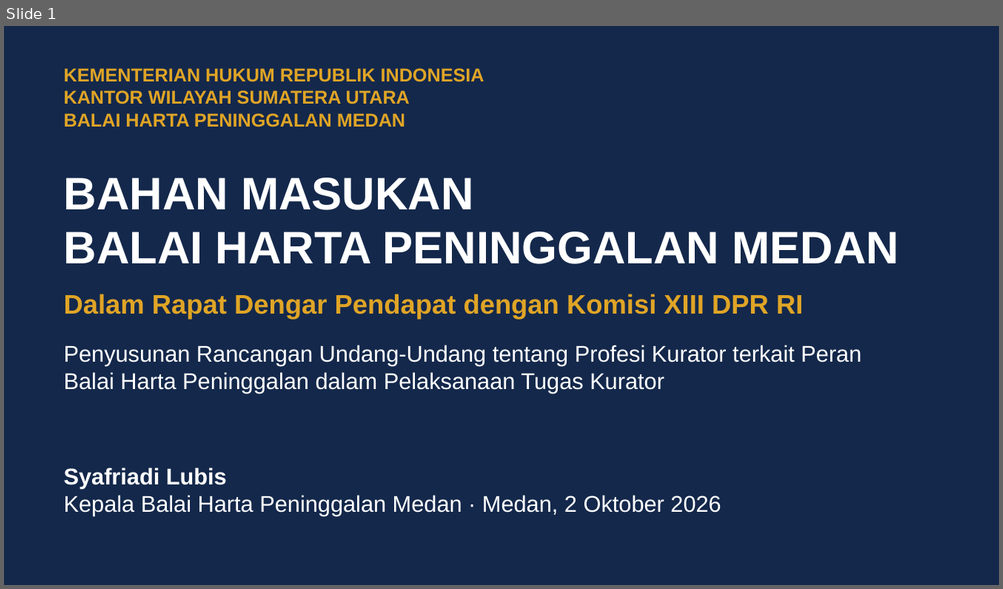
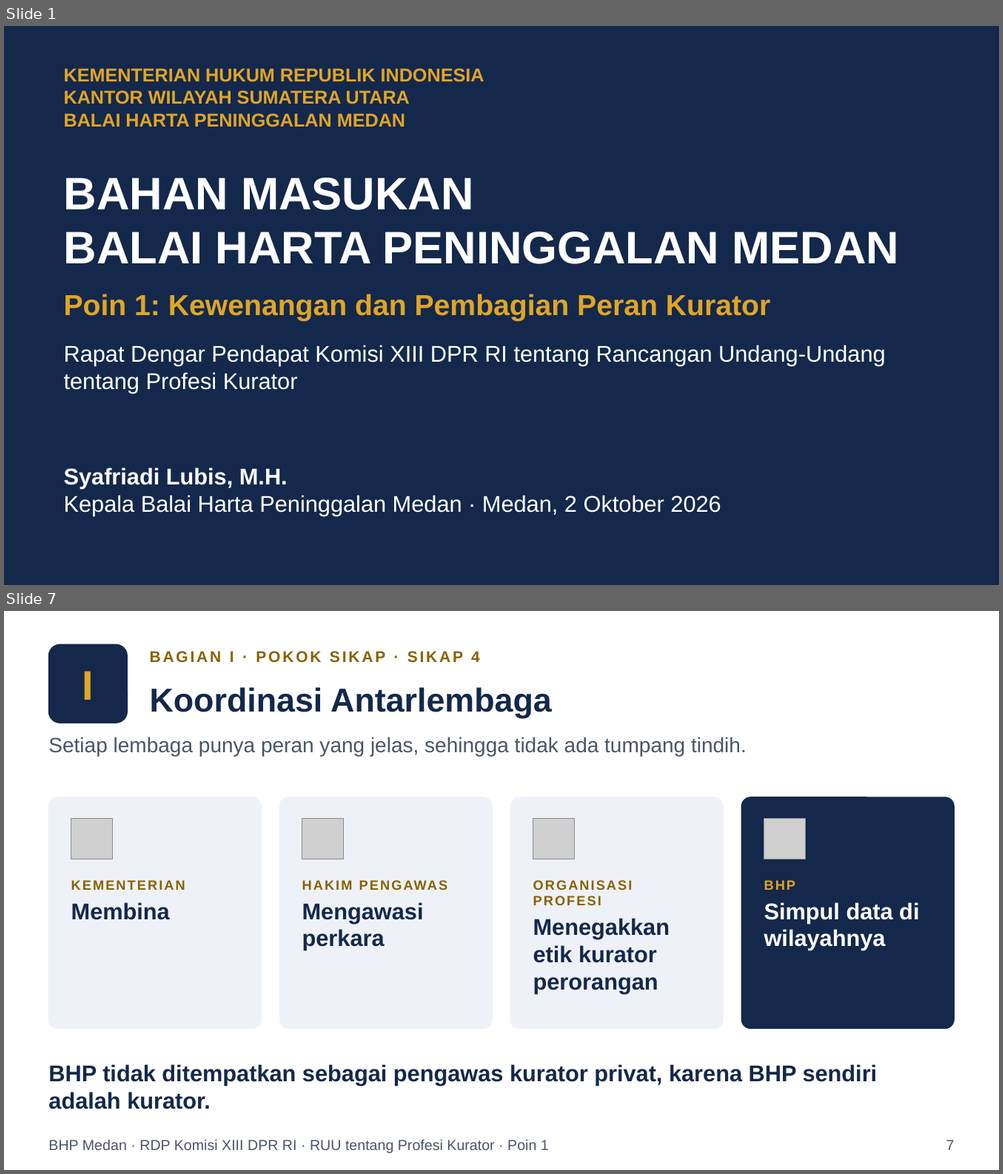
Before and after one commit to artheralawfirm-cloud/SAPAWALI, a slide deck: presentasi/Paparan_BHP_Medan_RUU_Profesi_Kurator.pptx. Shown one above the other, each under a label of ours: slide 1 before the commit, slides 1 and 7 after it; the slides between them are not shown. The pictures are 1003x589 and 1003x1174 pixels, drawn with LibreOffice and Linux fonts; fonts in the diff are those of the drawing; grey boxes stand for pictures. Boxes give left, top, right and bottom in pixels: in the first picture for what was removed or moved away, otherwise in the second. Text is boxed around its words. In the diff, an @@ line names an element or a change of style, - is before the commit and + after.

```diff
--- a/presentasi/Paparan_BHP_Medan_RUU_Profesi_Kurator.pptx
+++ b/presentasi/Paparan_BHP_Medan_RUU_Profesi_Kurator.pptx
@@ slide 7 added at [4,611,999,1170], background #FFFFFF @@
@@ rounded rectangle added at [48,644,127,723], fill #14284B, outline #14284B 1 pt @@
@@ text added at [150,651,480,663], 15 pt, text #8A6100, bold @@
+BAGIAN I · POKOK SIKAP · SIKAP 4
@@ text added at [82,671,94,700], 40 pt, text #E0A526, bold @@
+I
@@ text added at [150,687,552,718], 32 pt, text #14284B, bold @@
+Koordinasi Antarlembaga
@@ text added at [48,737,746,756], 20 pt, text #4A5568 @@
+Setiap lembaga punya peran yang jelas, sehingga tidak ada tumpang tindih.
@@ rounded rectangle added at [48,797,262,1029], fill #EEF2F8, outline #EEF2F8 1 pt @@
@@ rounded rectangle added at [279,797,492,1029], fill #EEF2F8, outline #EEF2F8 1 pt @@
@@ rounded rectangle added at [511,797,723,1029], fill #EEF2F8, outline #EEF2F8 1 pt @@
@@ rounded rectangle added at [741,797,954,1029], fill #14284B, outline #14284B 1 pt @@
@@ picture added at [71,818,112,860] @@
@@ picture added at [302,818,344,860] @@
@@ picture added at [533,818,574,860] @@
@@ picture added at [764,818,805,860] @@
@@ text added at [71,880,185,920], 13 pt, text #8A6100, bold @@
+KEMENTERIAN
+Membina
@@ text added at [533,880,669,994], 22 pt, text #14284B, bold @@
+ORGANISASI PROFESI
+Menegakkan etik kurator perorangan
@@ text added at [764,880,919,951], 22 pt, text #FFFFFF, bold @@
+BHP
+Simpul data di wilayahnya
@@ text added at [302,903,424,951], 22 pt, text #14284B, bold @@
+HAKIM PENGAWAS
+Mengawasi perkara
@@ text added at [48,1065,877,1110], 22 pt, text #14284B, bold @@
+BHP tidak ditempatkan sebagai pengawas kurator privat, karena BHP sendiri adalah kurator.
@@ text added at [48,1140,549,1153], 14 pt, text #4A5568 @@
+BHP Medan · RDP Komisi XIII DPR RI · RUU tentang Profesi Kurator · Poin 1
@@ text added at [946,1140,954,1150], 14 pt, text #4A5568 @@
+7
@@ slide 1 changed as well @@
@@ text at [64,294,770,321]: text changed; size 26 to 28 pt @@
-Dalam Rapat Dengar Pendapat dengan Komisi XIII DPR RI
+Poin 1: Kewenangan dan Pembagian Peran Kurator
@@ text at [64,345,885,393]: text changed @@
-Penyusunan Rancangan Undang-Undang tentang Profesi Kurator terkait Peran Balai Harta Peninggalan dalam Pelaksanaan Tugas Kurator
+Rapat Dengar Pendapat Komisi XIII DPR RI tentang Rancangan Undang-Undang tentang Profesi Kurator
@@ text at [64,468,287,489]: text changed @@
-Syafriadi Lubis
+Syafriadi Lubis, M.H.
```
Also in this commit, not shown: 5 other slides changed, 19 other slides added, 47 slides removed, 11 other files.
